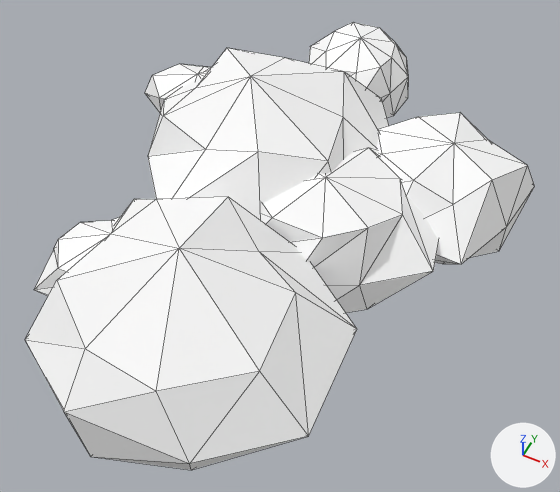
Before and after pictures for a commit that changed the glTF model assets/generated/stone_cluster_spring.glb.
Before and after are seen from a 50 mm lens placed at (1.09, -2.35, 2.51), pointed at (0.12, -0.41, 0.09). Lighting does not change. The marker at lower right points along +X, +Y and +Z. The first picture is the older version. Mesh edges are drawn as thin lines. Where no turn or scale is listed for an object, it has been applied to the vertices.

The first picture shows 'stone_cluster_spring'.
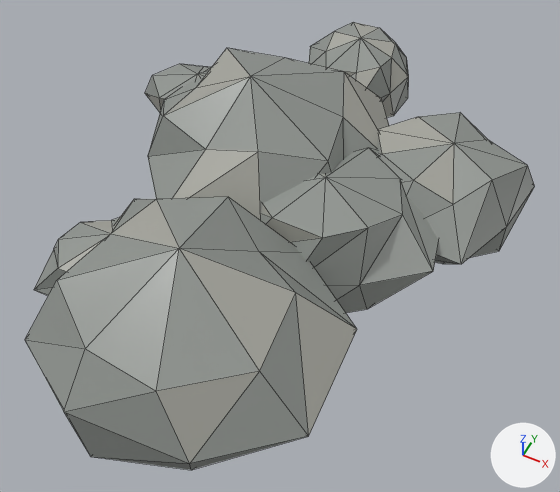
Patch to the scene script:
```diff
--- a/assets/generated/stone_cluster_spring.glb.py
+++ b/assets/generated/stone_cluster_spring.glb.py
@@ mat_stone___weathered_grey___spring @@
 mat_stone___weathered_grey___spring = principled_material('Stone | weathered grey | spring')
-mat_stone___weathered_grey___spring.base_color = (1.0, 1.0, 1.0)  # white #ffffff
+mat_stone___weathered_grey___spring.base_color = (0.28, 0.3, 0.28)  # grey #909590
 mat_stone___weathered_grey___spring.roughness = 0.94
@@ mat_stone___pale_fractured_faces___spring @@
 mat_stone___pale_fractured_faces___spring = principled_material('Stone | pale fractured faces | spring')
-mat_stone___pale_fractured_faces___spring.base_color = (1.0, 1.0, 1.0)  # white #ffffff
+mat_stone___pale_fractured_faces___spring.base_color = (0.39, 0.39, 0.35)  # grey #a8a8a0
 mat_stone___pale_fractured_faces___spring.roughness = 0.96
```

What differs and where, as boxes (x1, y1, x2, y2) in the pictures (560 x 492 px):
'stone_cluster_spring', recoloured (white to grey)
    both: (25, 22, 535, 470)
